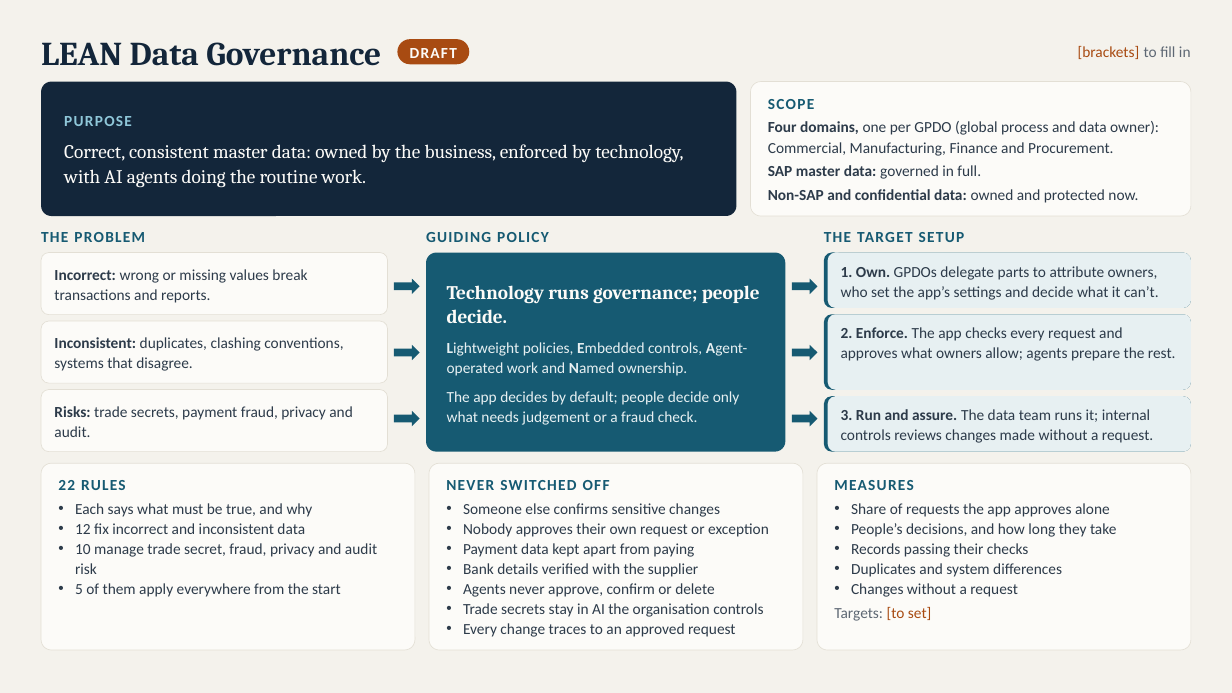
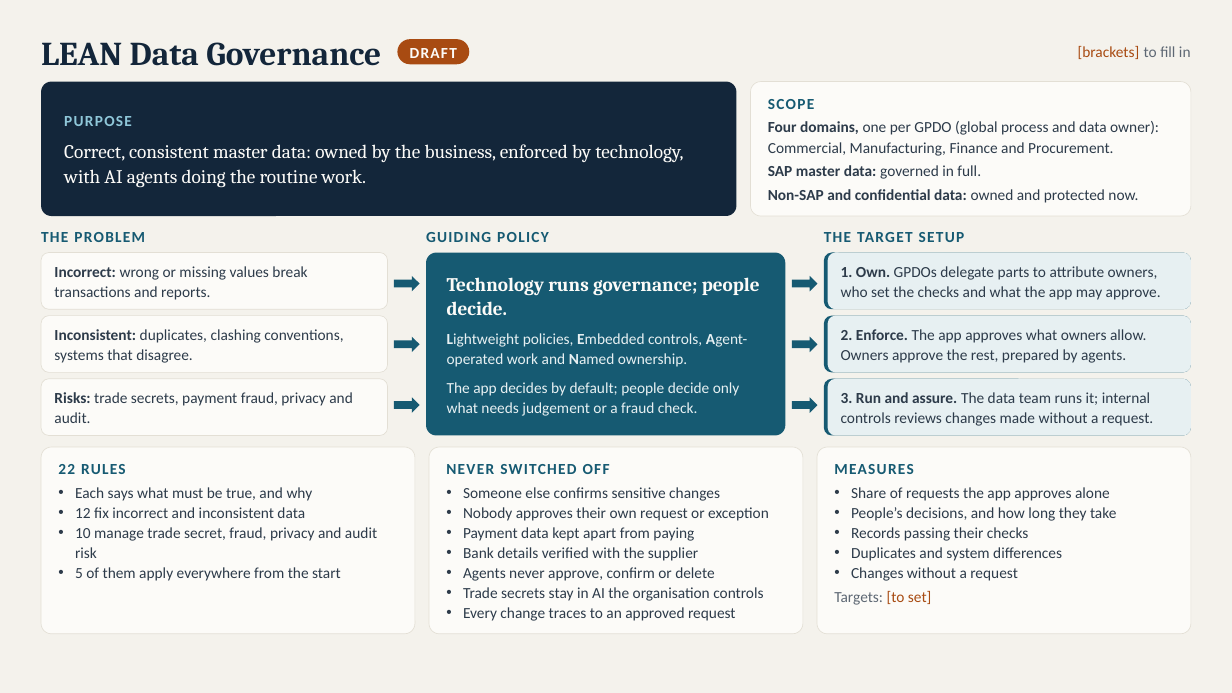
Before and after one commit to sreent/lean-framework, a slide deck: slide 1 of deck/lean-data-governance.pptx. Drawn at 1232x693 pixels with LibreOffice and Linux fonts; fonts in the diff are those of the drawing. Boxes give left, top, right and bottom in pixels: in the first picture for what was removed or moved away, otherwise in the second. Text is boxed around its words. In the diff, an @@ line names an element or a change of style, - is before the commit and + after.

```diff
--- a/deck/lean-data-governance.pptx
+++ b/deck/lean-data-governance.pptx
@@ rounded rectangle: place and size @@
-rounded rectangle at <box>41,252,387,314</box>
+rounded rectangle at <box>41,252,387,309</box>
@@ rounded rectangle: place and size @@
-rounded rectangle at <box>426,252,786,451</box>
+rounded rectangle at <box>426,252,786,435</box>
@@ text at <box>841,266,1161,300</box>: text changed @@
-1. Own. GPDOs delegate parts to attribute owners, who set the app’s settings and decide what it can’t.
+1. Own. GPDOs delegate parts to attribute owners, who set the checks and what the app may approve.
@@ rounded rectangle: place and size @@
-rounded rectangle at <box>41,321,387,383</box>
+rounded rectangle at <box>41,316,387,372</box>
@@ rounded rectangle: place and size @@
-rounded rectangle at <box>824,314,1191,390</box>
+rounded rectangle at <box>824,316,1191,372</box>
@@ rounded rectangle: place and size @@
-rounded rectangle at <box>828,314,1191,390</box>
+rounded rectangle at <box>828,316,1191,372</box>
@@ text at <box>841,329,1146,363</box>: text changed @@
-2. Enforce. The app checks every request and approves what owners allow; agents prepare the rest.
+2. Enforce. The app approves what owners allow. Owners approve the rest, prepared by agents.
@@ 4 texts, 2 right arrows: place and size @@
-4 texts, 2 right arrows at <box>54,285,818,425</box>
+4 texts, 2 right arrows at <box>54,277,818,416</box>
@@ rounded rectangle: place and size @@
-rounded rectangle at <box>41,390,387,452</box>
+rounded rectangle at <box>41,379,387,435</box>
@@ 9 texts, 5 rounded rectangles, 2 right arrows: place and size @@
-9 texts, 5 rounded rectangles, 2 right arrows at <box>41,396,1191,650</box>
+9 texts, 5 rounded rectangles, 2 right arrows at <box>41,379,1191,634</box>
@@ proportions changed in 10 elements at <box>824,252,1191,309</box>, <box>828,252,1191,309</box>, <box>41,252,387,309</box>, <box>41,316,387,372</box>, <box>426,252,786,435</box>, <box>824,316,1191,372</box>, <box>828,316,1191,372</box>, <box>41,379,387,435</box>, <box>824,379,1191,435</box>, <box>828,379,1191,435</box> @@
```
Also in this commit, not shown: 1 other file.
